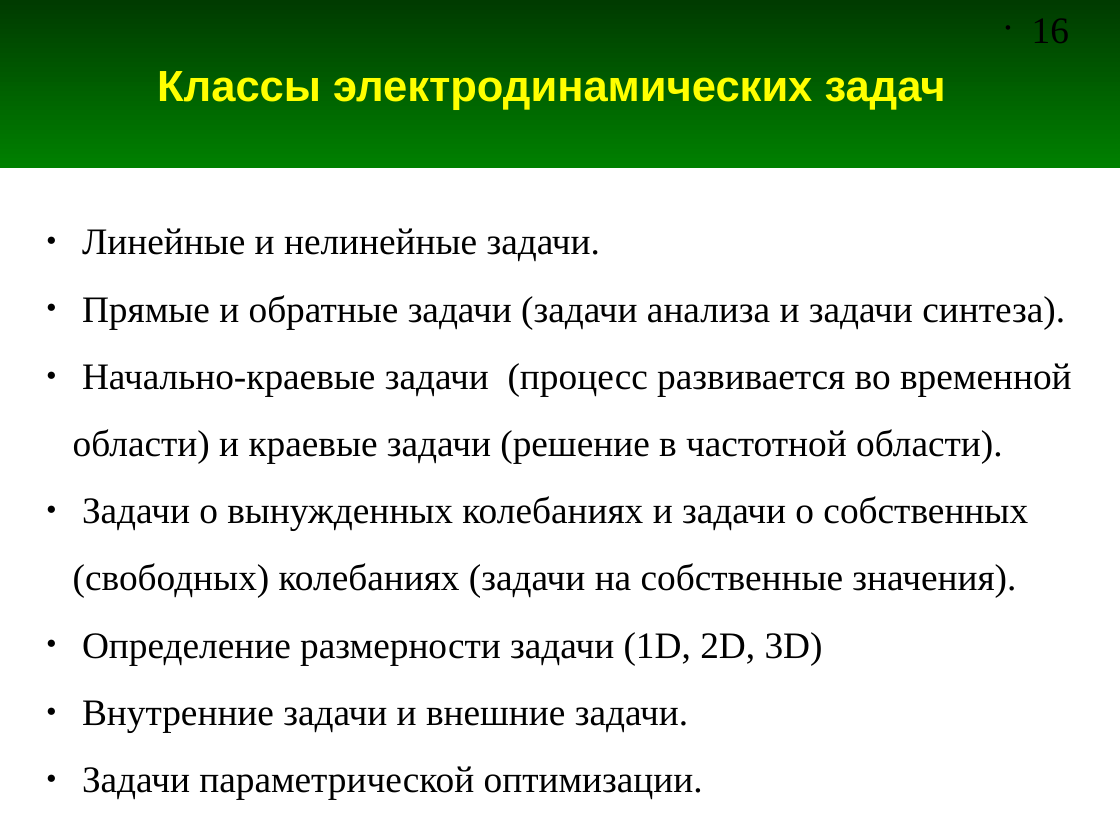
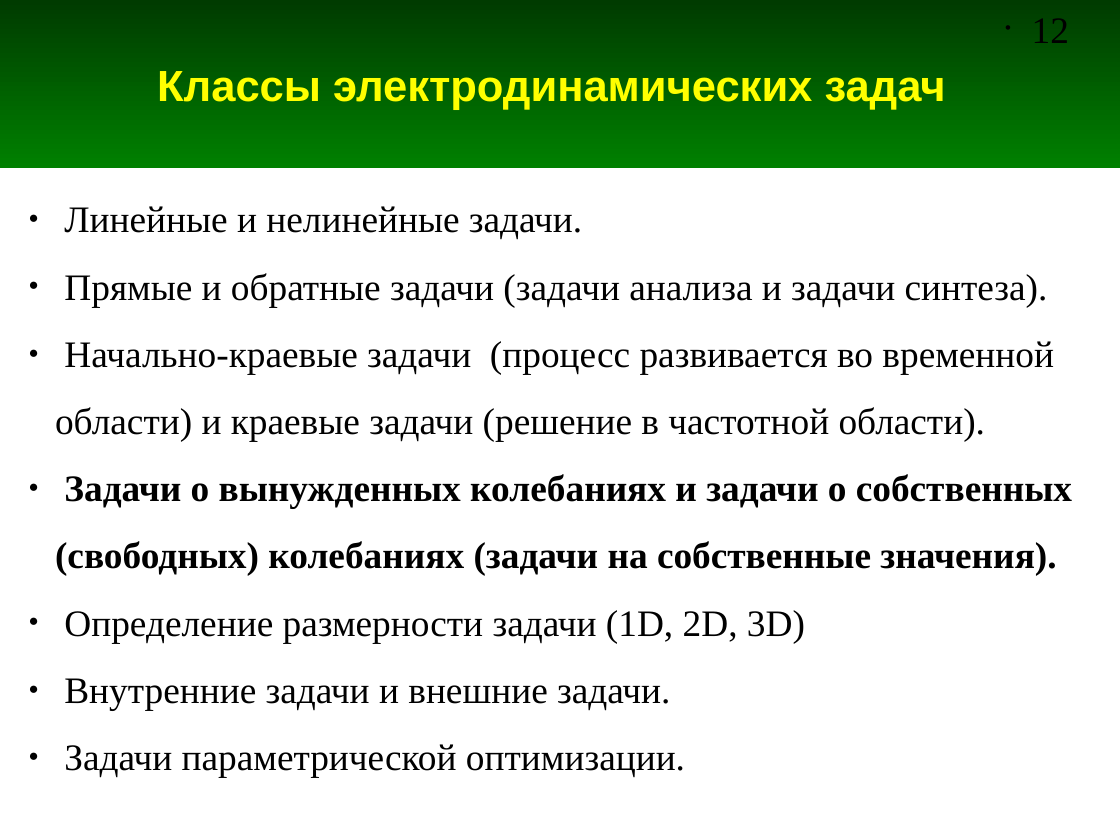
Before and after one commit to andris0147sv/modelling, a slide deck: slide 12 of presentations/1. Problem Statement.odp (slide 16 before the commit). Drawn at 1120x840 pixels with LibreOffice and Linux fonts; fonts in the diff are those of the drawing. Boxes give left, top, right and bottom in pixels: in the first picture for what was removed or moved away, otherwise in the second. Text is boxed around its words. In the diff, an @@ line names an element or a change of style, - is before the commit and + after.

```diff
--- a/presentations/1. Problem Statement.odp
+++ b/presentations/1. Problem Statement.odp
@@ page number at (1032, 18, 1069, 43): text changed @@
-• 16
+• 12
@@ text "Линейные и нелинейные задачи.": place and size @@
-text "Линейные и нелинейные задачи." at (73, 228, 1072, 799)
+text "Линейные и нелинейные задачи." at (55, 206, 1072, 777)
@@ text at (55, 474, 1072, 576): bold on in "Задачи о вынужденных колебаниях и задачи о ..." @@
```
Also in this commit, not shown: 10 other slides changed, 8 slides added, 1 other file.
